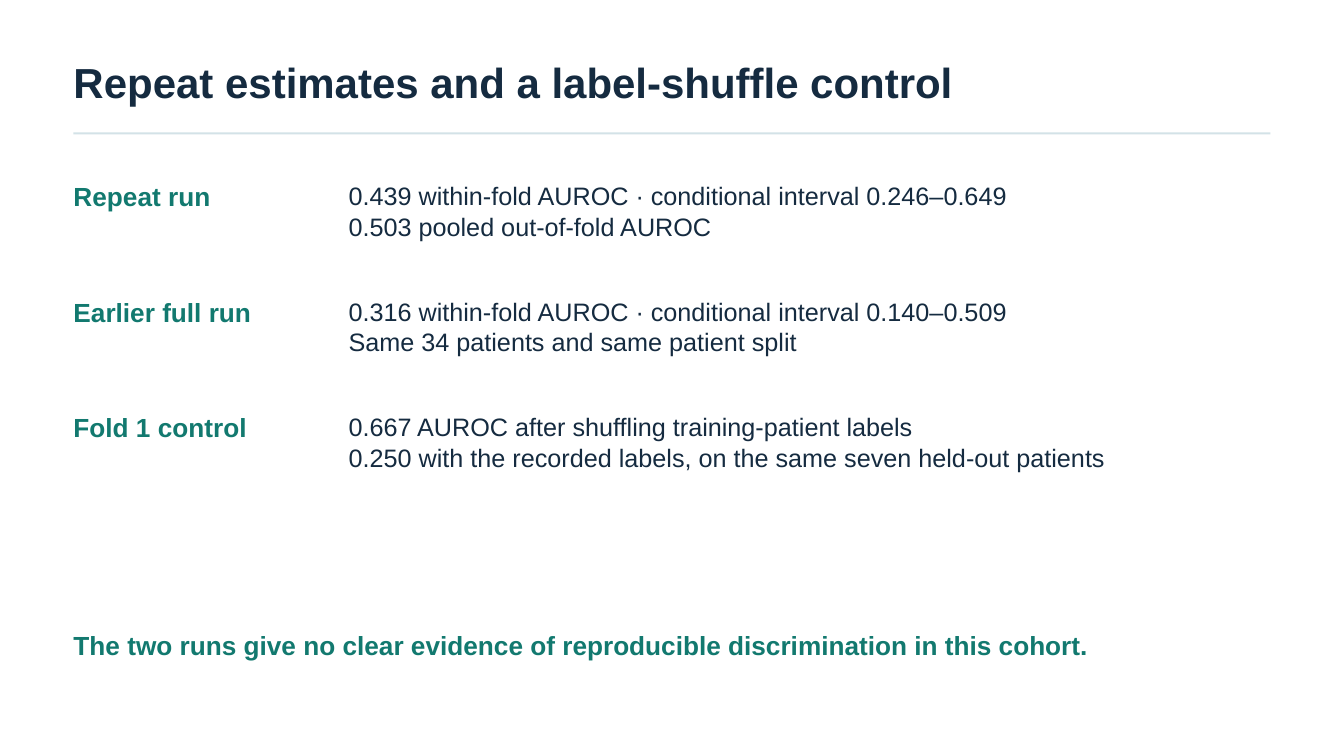
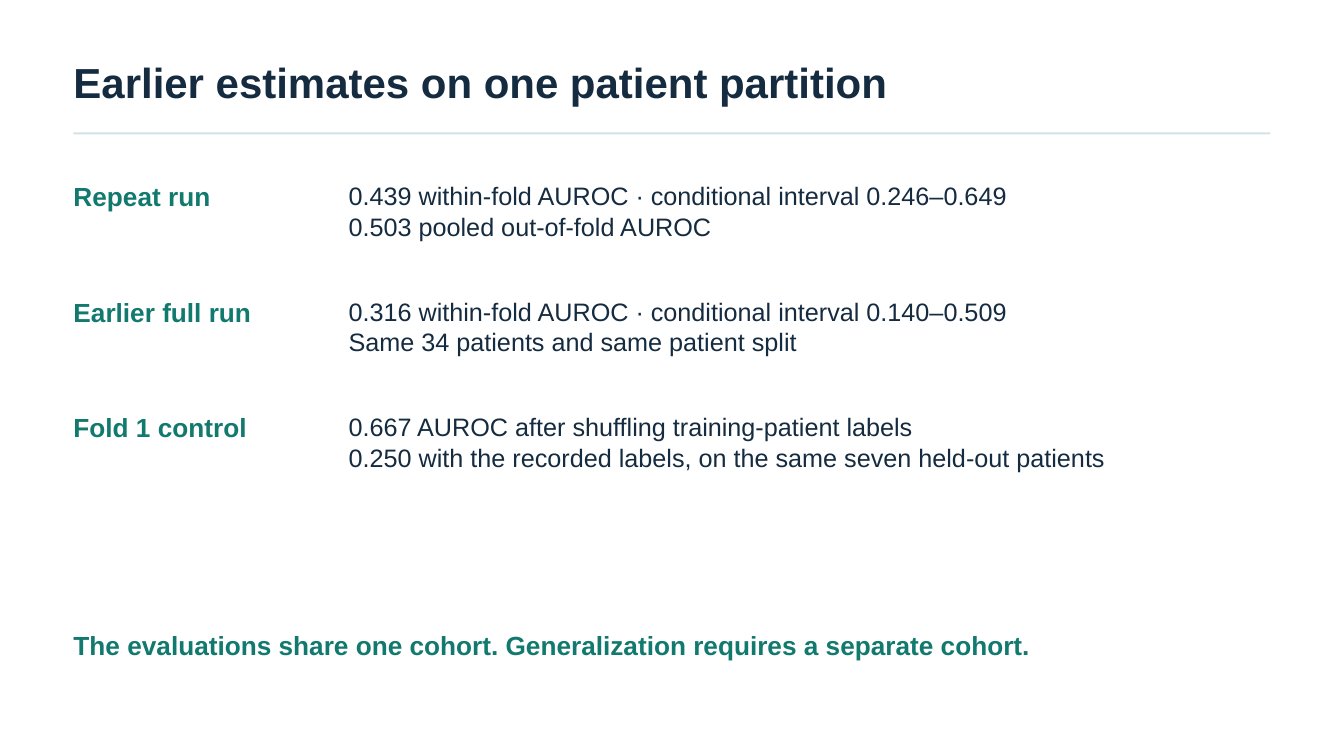
Before and after one commit to MateenahJAHAN/Final_Deliverable_DeepTCRResearch_Mateenah_Jahan_CSIR, a slide deck: slide 5 of results/DeepTCR_Results_Presentation.pptx (slide 4 before the commit). Drawn at 1344x756 pixels with LibreOffice and Linux fonts; fonts in the diff are those of the drawing. Boxes give left, top, right and bottom in pixels: in the first picture for what was removed or moved away, otherwise in the second. Text is boxed around its words. In the diff, an @@ line names an element or a change of style, - is before the commit and + after.

```diff
--- a/results/DeepTCR_Results_Presentation.pptx
+++ b/results/DeepTCR_Results_Presentation.pptx
@@ text at [73, 67, 887, 107]: text changed @@
-Repeat estimates and a label-shuffle control
+Earlier estimates on one patient partition
@@ text at [73, 636, 1030, 660]: text changed @@
-The two runs give no clear evidence of reproducible discrimination in this cohort.
+The evaluations share one cohort. Generalization requires a separate cohort.
```
Also in this commit, not shown: 2 other slides changed, 1 slide added, 13 other files.
